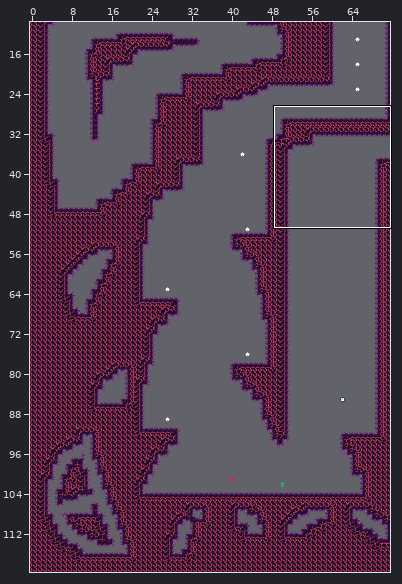
Tiled map, stored at mapping_tools/tilemaps/fire1a.tmx. The first picture is a wide view before the edit; the outline marks the close-up.
Close-up. Before the edit:
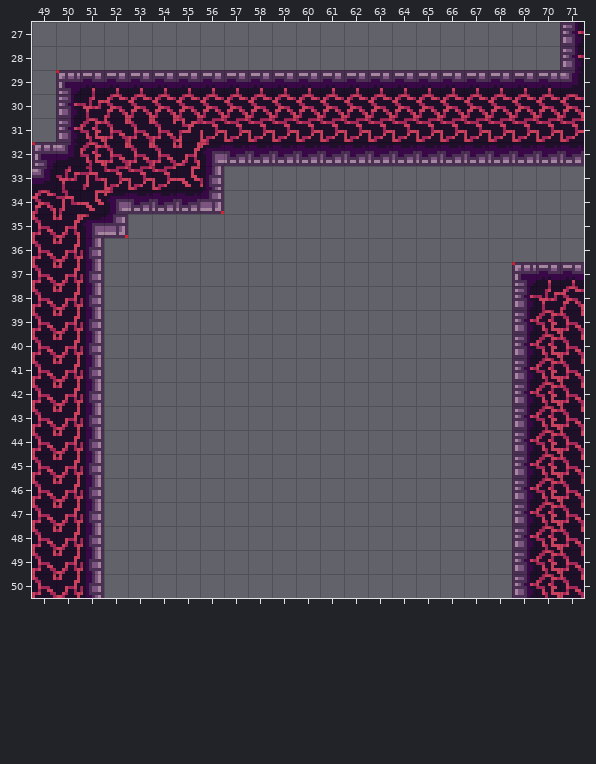
Cells are 8x8 px. Shown: x 49..71, y 27..50. The commit also changed other parts of the map, which this record leaves out.
The same view after the edit:
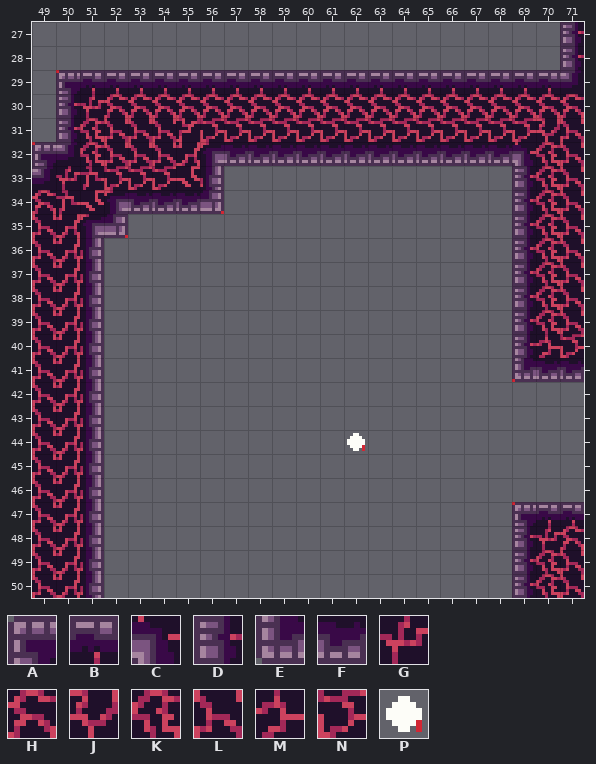
Key: from "fire": A 0, B 1, C 4, D 13, E 26, F 27, G 49, H 50, J 61, K 62, L 63, M 75, N 76; from "tools": P 2 "Electric Charge".
_ is an empty cell, # one hidden under a higher layer, . an unchanged one.
Difference:
--- layer "draft"
@@ x 69..71 @@
-42 ###
-43 ###
-44 ###
-45 ###
-46 ###
+42 ___
+43 ___
+44 ___
+45 ___
+46 ___
--- layer "entity"
@@ x 62..62 @@
-44 _
+44 P
--- layer "map"
@@ x 69..71 @@
-31 .NN
-32 FFF
-33 ___
-34 ___
-35 ___
-36 ___
-37 ABB
-38 .GH
+31 .JL
+32 CKL
+33 DKL
+34 DKL
+35 DKL
+36 DKL
+37 DKL
+38 .KL
@@ x 69..71 @@
-40 .KL
-41 DKL
-42 DKL
-43 DKL
-44 DKL
-45 DKL
-46 DKL
-47 DKL
-48 .KL
+40 .MN
+41 EFF
+42 ___
+43 ___
+44 ___
+45 ___
+46 ___
+47 ABB
+48 .GH
